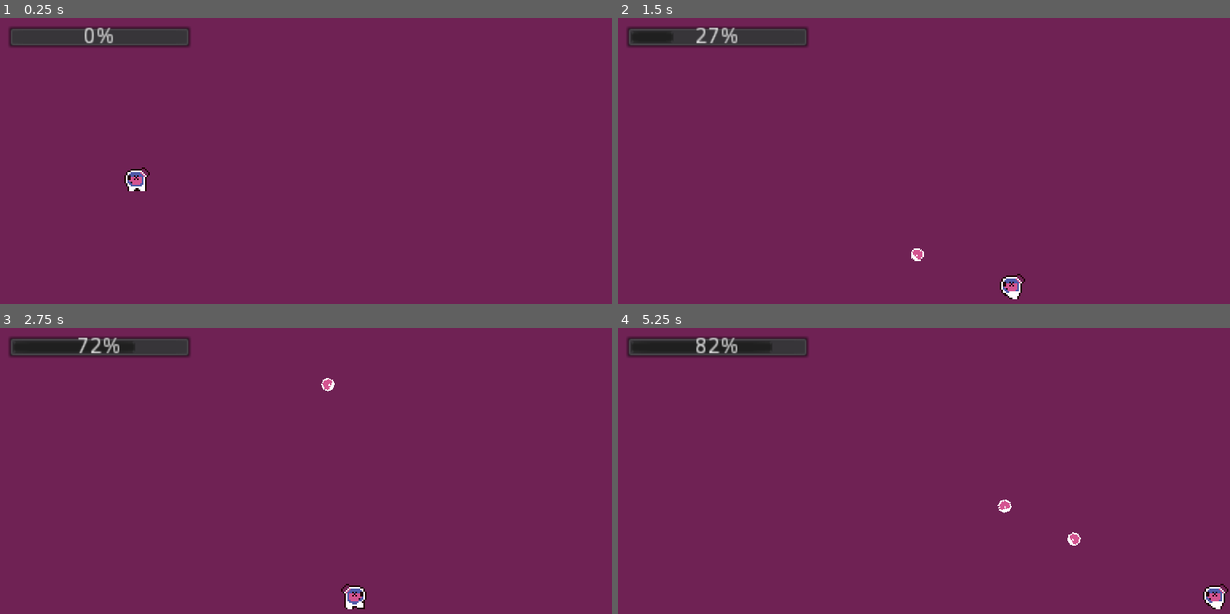
Above: before the commit, frames 1-4 (two rows, left to right).
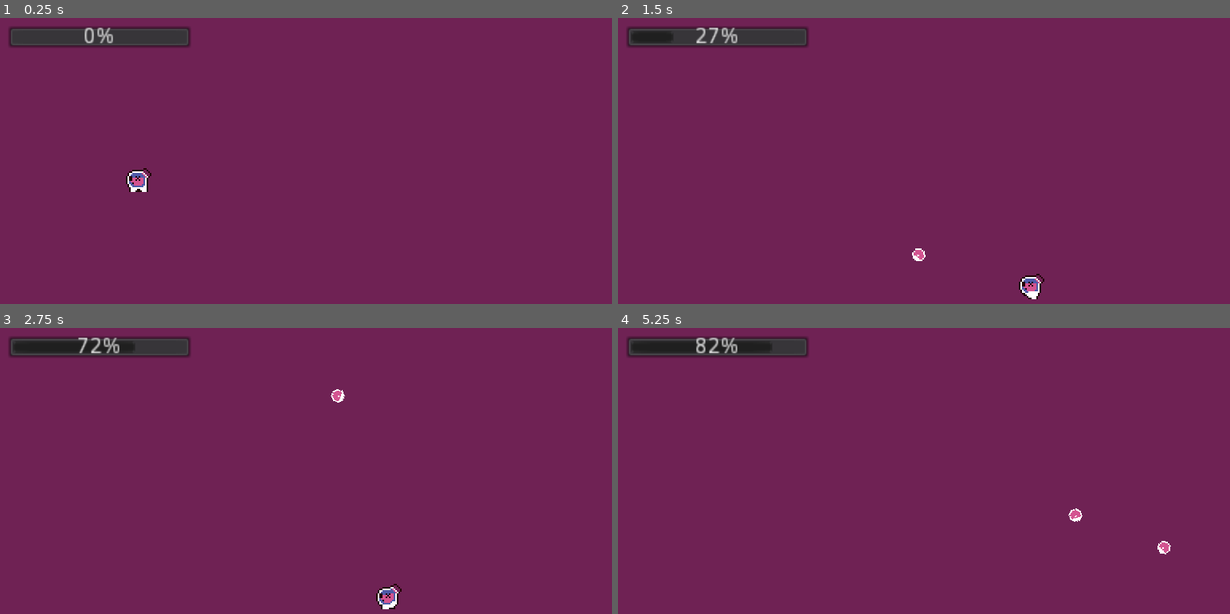
Above: after the commit, the same moments.

Repository: OceanBoy612/ludumdare21
Game: Godot game, scene res://Code/World/World.tscn
The game is run twice, just before and just after one commit, with the same random seed, the same clock (stepped at 60 frames per second) and the same inputs.
Inputs (mouse positions are in pixels of both pictures, inside the frame that each line leads up to):
- Up to frame 1 (0.25 s): no input
- Up to frame 2 (1.5 s): move the mouse to (1058, 172) at 0.52 s; press the mouse at (1058, 172) at 0.53 s; hold Right (ui_right) from 0.53 s (still down); tap Space (jump) at 0.77 s; move the mouse to (801, 206) at 1.27 s; release the mouse at (801, 206) at 1.28 s; click (801, 206) at 1.35 s
- Up to frame 3 (2.75 s): tap Space (jump) at 1.52 s; move the mouse to (367, 425) at 2.02 s; release Right (ui_right) at 2.03 s; press the mouse at (367, 425) at 2.03 s; hold Left (ui_left) from 2.03 s (still down)
- Up to frame 4 (5.25 s): move the mouse to (893, 568) at 2.77 s; release Left (ui_left) at 2.78 s; release the mouse at (893, 568) at 2.78 s; hold Right (ui_right) 2.78-4.28 s; click (893, 568) at 2.85 s; tap Space (jump) at 3.02, 3.77, 4.52 s; move the mouse to (1107, 551) at 3.52 s; press the mouse at (1107, 551) at 3.53 s; move the mouse to (740, 448) at 4.27 s; release the mouse at (740, 448) at 4.28 s; hold Left (ui_left) 4.28-5.03 s; click (740, 448) at 4.35 s; move the mouse to (954, 499) at 5.02 s; press the mouse at (954, 499) at 5.03 s; hold Right (ui_right) from 5.03 s (still down)

The runs differ from the first frame. In frame 1, 0.2% of the frame differs, in the area x 20-25%, y 52-61%; in frame 2, 0.5%; in frame 3, 0.7%, in the area x 52-66%, y 17-99%; in frame 4, 0.6%.

Commit message:
implemented knockback for the player when they shoot

Diff:
--- a/src/Code/Player/Player.gd
+++ b/src/Code/Player/Player.gd
@@ -16,6 +16,8 @@
 export(float, 0, 200, 10) var gravity: float = 50.0
 export(float, 0, 2000, 25) var jump_strength: float = 300.0
 export(float, 0, 100, 1) var shoot_cost: float = 30
+export(float, 0, 1000, 25) var knockback_strength: float = 250
+export(float, 0, 1, 0.05) var knockback_decay: float = 0.5
 
 
 onready var bullet_tscn = preload("res://Code/Player/Bullet/Bullet.tscn")
@@ -24,6 +26,8 @@
 var move_dir: Vector2 = Vector2()
 var look_dir: Vector2 = Vector2()
 var vel: Vector2 = Vector2()
+var knockback: Vector2 = Vector2()
+
 
 var last_jump_time = 0
 var jump_buffer_msecs = 100
@@ -37,6 +41,7 @@
 	look_dir = _get_dir_to_mouse()
 	$aimer.rotation = look_dir.angle()
 
+	_apply_knockback()
 	_move_player()
 
 
@@ -55,6 +60,10 @@
 	bul.global_position = $aimer/offset.global_position
 	bul.global_rotation = $aimer.global_rotation
 	get_parent().add_child(bul)
+
+	# recoil
+	knockback += Vector2(-1,0).rotated(bul.global_rotation) * knockback_strength
+
 	emit_signal("shot")
 
 
@@ -62,6 +71,11 @@
 	vel.y = -jump_strength
 	last_jump_time = 0
 	emit_signal("jumped")
+
+
+func _apply_knockback():
+	move_and_slide(knockback)
+	knockback *= knockback_decay
 
 
 func _move_player() -> void:
--- /dev/null
+++ b/src/Code/World/Camera2D.gd
@@ -0,0 +1 @@
+extends Camera2D
--- a/src/Code/World/World.tscn
+++ b/src/Code/World/World.tscn
@@ -1,8 +1,9 @@
-[gd_scene load_steps=5 format=2]
+[gd_scene load_steps=6 format=2]
 
 [ext_resource path="res://Code/Player/Player.tscn" type="PackedScene" id=1]
 [ext_resource path="res://Code/World/World.gd" type="Script" id=2]
 [ext_resource path="res://Code/World/GUI.gd" type="Script" id=3]
+[ext_resource path="res://Code/World/Camera2D.gd" type="Script" id=4]
 
 [sub_resource type="RectangleShape2D" id=1]
 extents = Vector2( 581, 10 )
@@ -22,6 +23,11 @@
 "_edit_use_anchors_": false
 }
 
+[node name="Camera2D" type="Camera2D" parent="."]
+position = Vector2( 192, 108 )
+current = true
+script = ExtResource( 4 )
+
 [node name="Floortemp" type="StaticBody2D" parent="."]
 position = Vector2( 180, 187 )
 
@@ -29,7 +35,8 @@
 shape = SubResource( 1 )
 
 [node name="Player" parent="." instance=ExtResource( 1 )]
-position = Vector2( 86, 49 )
+position = Vector2( 86.8909, 49.4454 )
 max_speed = 170.0
 gravity = 30.0
 jump_strength = 500.0
+knockback_strength = 375.0
